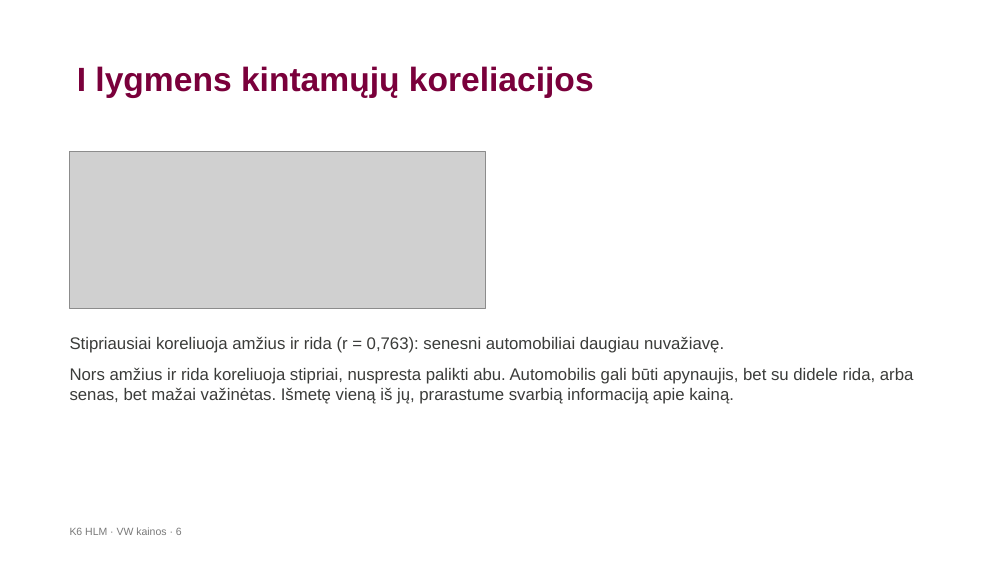
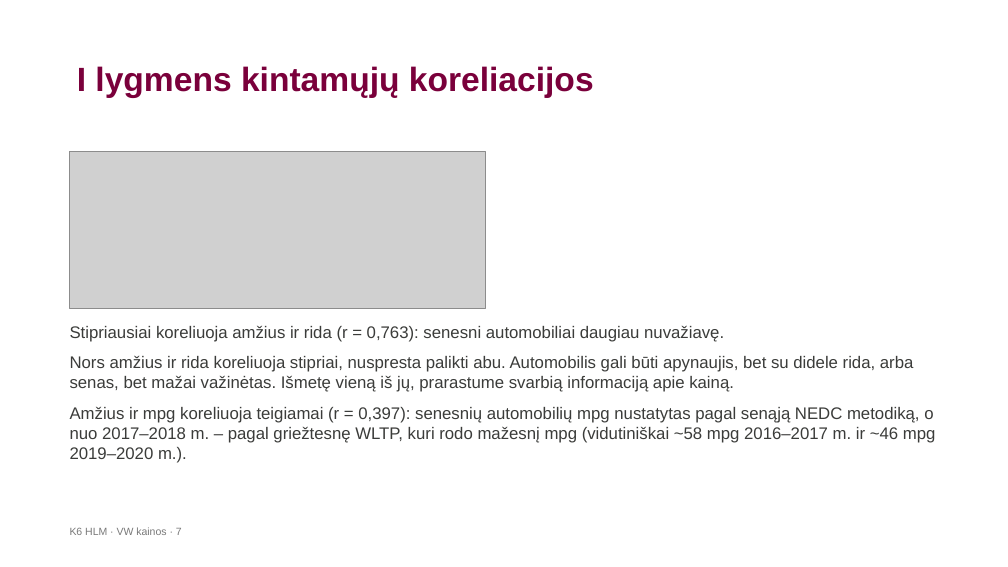
Before and after one commit to LidijaPu/K6, a slide deck: slide 7 of K6_HLM_VW_pristatymas_.pptx (slide 6 before the commit). Drawn at 1008x567 pixels with LibreOffice and Linux fonts; fonts in the diff are those of the drawing; grey boxes stand for pictures; background and template pictures are left out. Boxes give left, top, right and bottom in pixels: in the first picture for what was removed or moved away, otherwise in the second. Text is boxed around its words. In the diff, an @@ line names an element or a change of style, - is before the commit and + after.

```diff
--- a/K6_HLM_VW_pristatymas_.pptx
+++ b/K6_HLM_VW_pristatymas_.pptx
@@ text "Stipriausiai koreliuoja amžius ir rida ...": place and size @@
-text "Stipriausiai koreliuoja amžius ir rida ..." at (70, 336, 914, 404)
+text "Stipriausiai koreliuoja amžius ir rida ..." at (70, 325, 936, 463)
@@ text at (70, 407, 936, 463): paragraph added @@
+Amžius ir mpg koreliuoja teigiamai (r = 0,397): senesnių automobilių mpg nustatytas pagal senąją NEDC metodiką, o nuo 2017–2018 m. – pagal griežtesnę WLTP, kuri rodo mažesnį mpg (vidutiniškai ~58 mpg 2016–2017 m. ir ~46 mpg 2019–2020 m.).
@@ text at (70, 527, 182, 535): text changed @@
-K6 HLM · VW kainos · 6
+K6 HLM · VW kainos · 7
```
Also in this commit, not shown: 11 other slides changed, 1 slide added, 2 other files.
